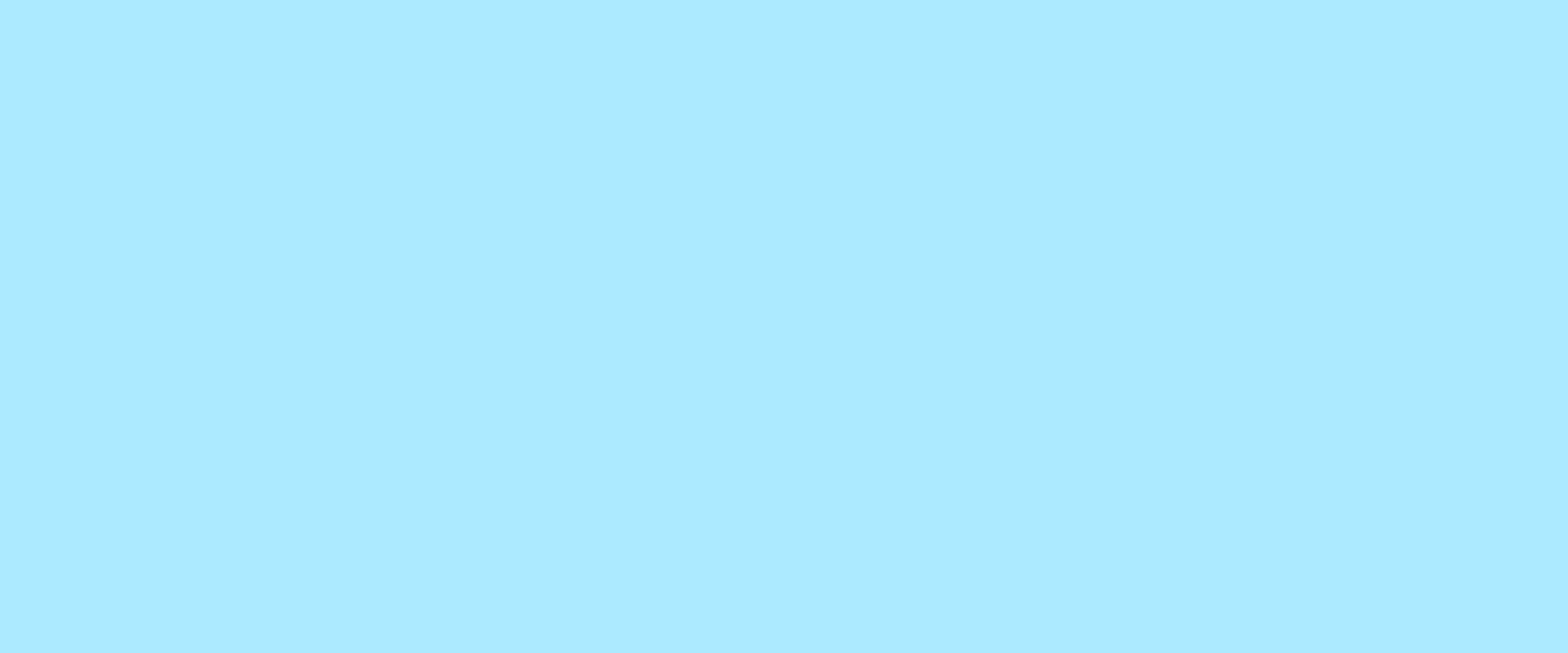
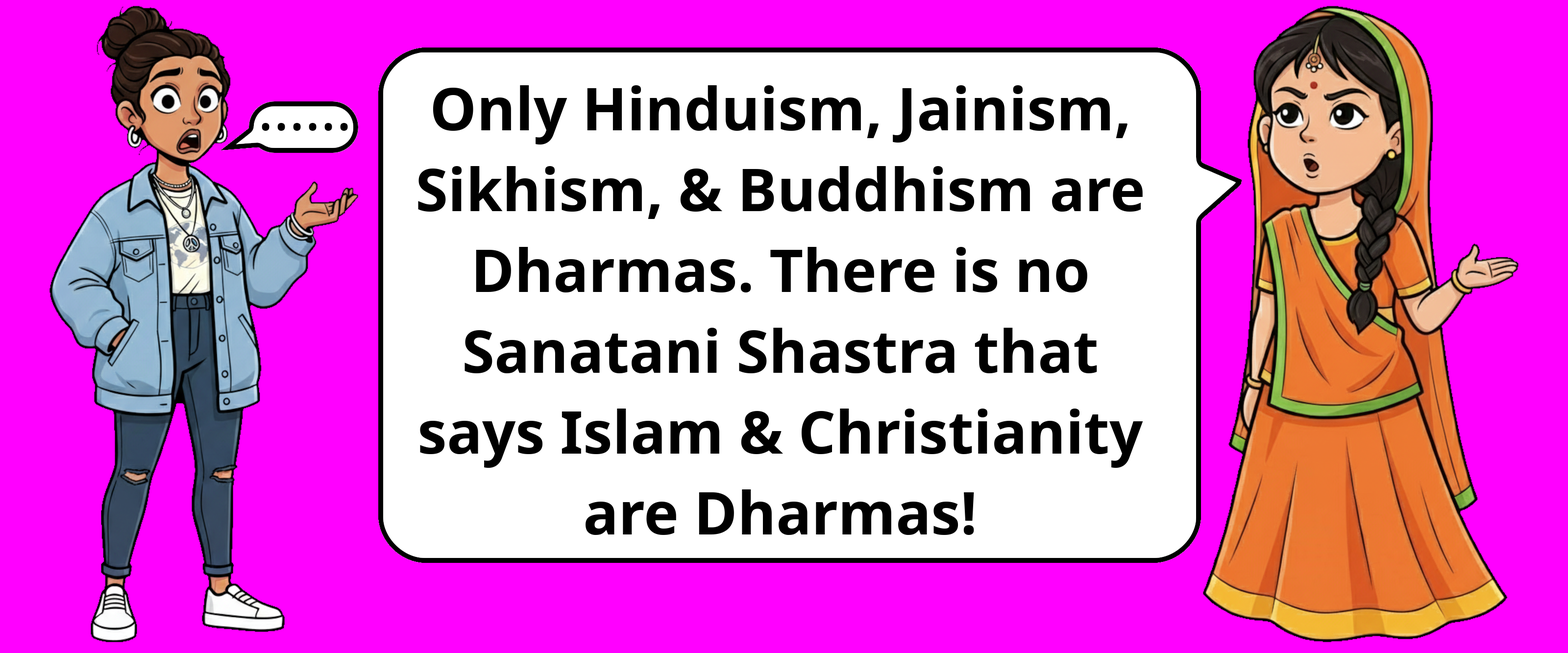
Layers edited between the first and the second 1568px x 653px image:
added layer "Wokie Shocked.png" above "Smart Hindu Girl Says Something.png" over [49, 5, 359, 643]
added layer "Smart Hindu Girl Says Something.png" above "Only Hinduism, Jainism, Sikhis..." over [1202, 5, 1519, 643]
added layer "Only Hinduism, Jainism, Sikhis..." above "......" over [417, 85, 1144, 536]
added layer "......" above "Background" over [261, 122, 348, 131]
painted on "Background" over [0, 0, 1568, 653]
